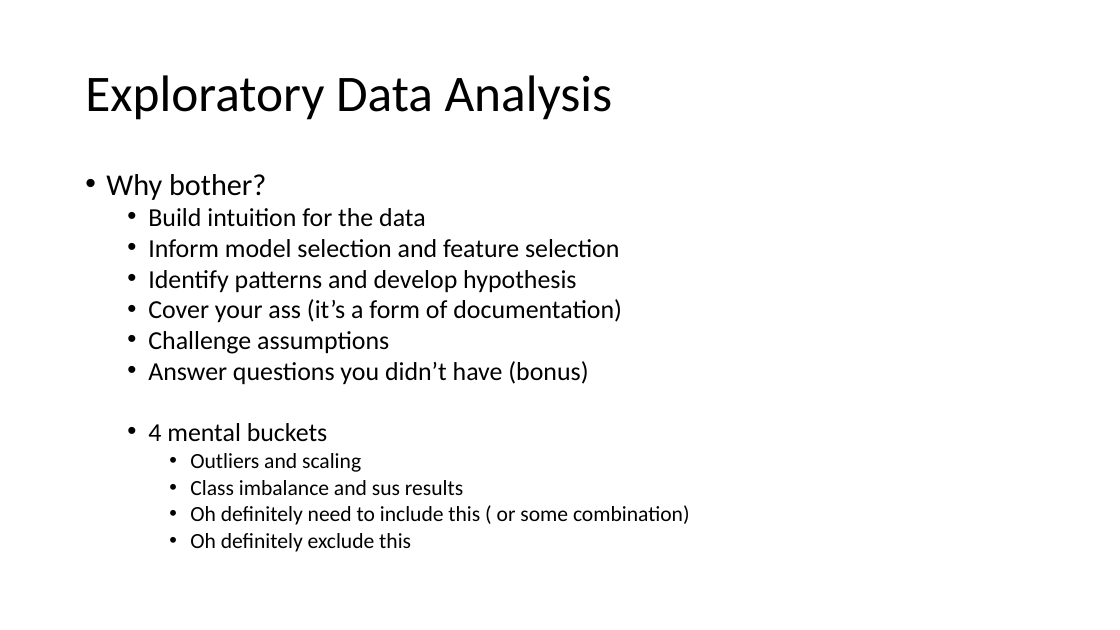
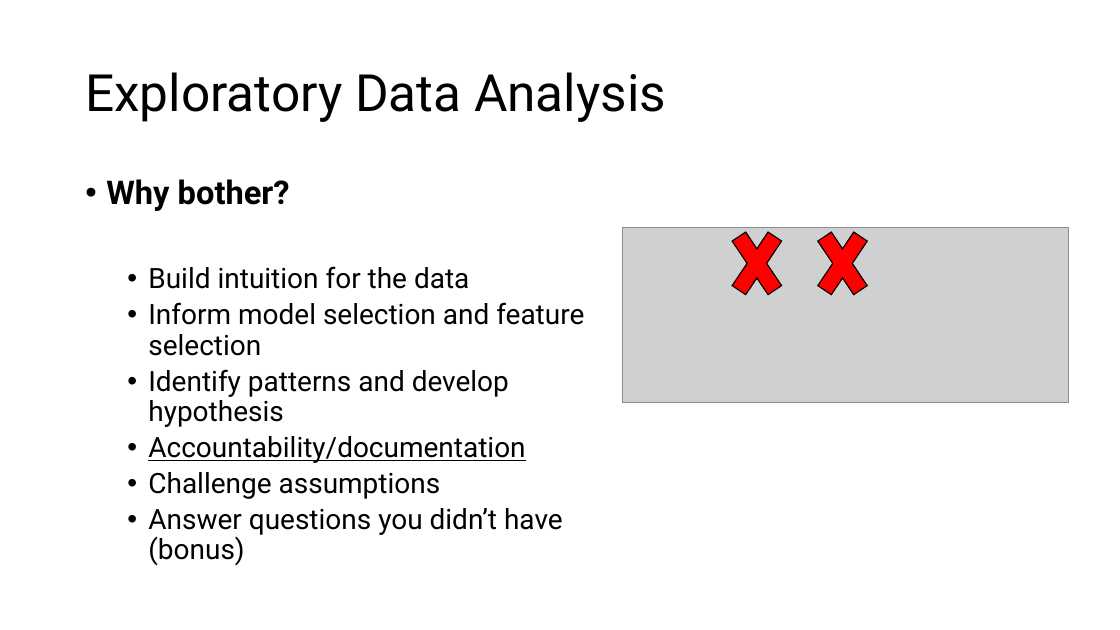
Before and after one commit to jtsw1990/datascience-eda-prezo, a slide deck: slide 12 of Problem Formulation & EDA.pptx (slide 7 before the commit). Drawn at 1120x630 pixels with LibreOffice and Linux fonts; fonts in the diff are those of the drawing; grey boxes stand for pictures. Boxes give left, top, right and bottom in pixels: in the first picture for what was removed or moved away, otherwise in the second. Text is boxed around its words. In the diff, an @@ line names an element or a change of style, - is before the commit and + after.

```diff
--- a/Problem Formulation & EDA.pptx
+++ b/Problem Formulation & EDA.pptx
@@ title "Exploratory Data Analysis" at <box>85,72,666,122</box>: font Calibri to Roboto @@
@@ text at <box>106,179,584,566</box>: size 25.9 to 28 pt, bold on in "Why bother?"; font Calibri to Roboto in "Why bother?", "Build intuition for the data", "Inform model selection and feature selection", "Identify patterns and develop hypothesis" and 2 more places; size 22.2 to 24 pt in "Build intuition for the data", "Inform model selection and feature selection", "Identify patterns and develop hypothesis", "Challenge assumptions" and 1 more places; line spacing 0.8 to 0.9 @@
@@ picture added at <box>623,227,1069,402</box> @@
@@ cross added at <box>723,212,791,315</box>, fill #FF0000, outline #000000 1 pt @@
@@ cross added at <box>808,212,877,315</box>, fill #FF0000, outline #000000 1 pt @@
@@ text at <box>148,436,525,463</box>: text changed; size 22.2 to 24 pt; font Calibri to Roboto @@
-  • Cover your ass (it’s a form of documentation)
+  • Accountability/documentation
@@ text at <box>148,423,690,552</box>: paragraphs removed @@
-  • 4 mental buckets
-    • Outliers and scaling
-    • Class imbalance and sus results
-    • Oh definitely need to include this ( or some combination)
-    • Oh definitely exclude this
```
Also in this commit, not shown: 9 other slides changed, 6 slides added, 1 slide removed, 1 other file.
